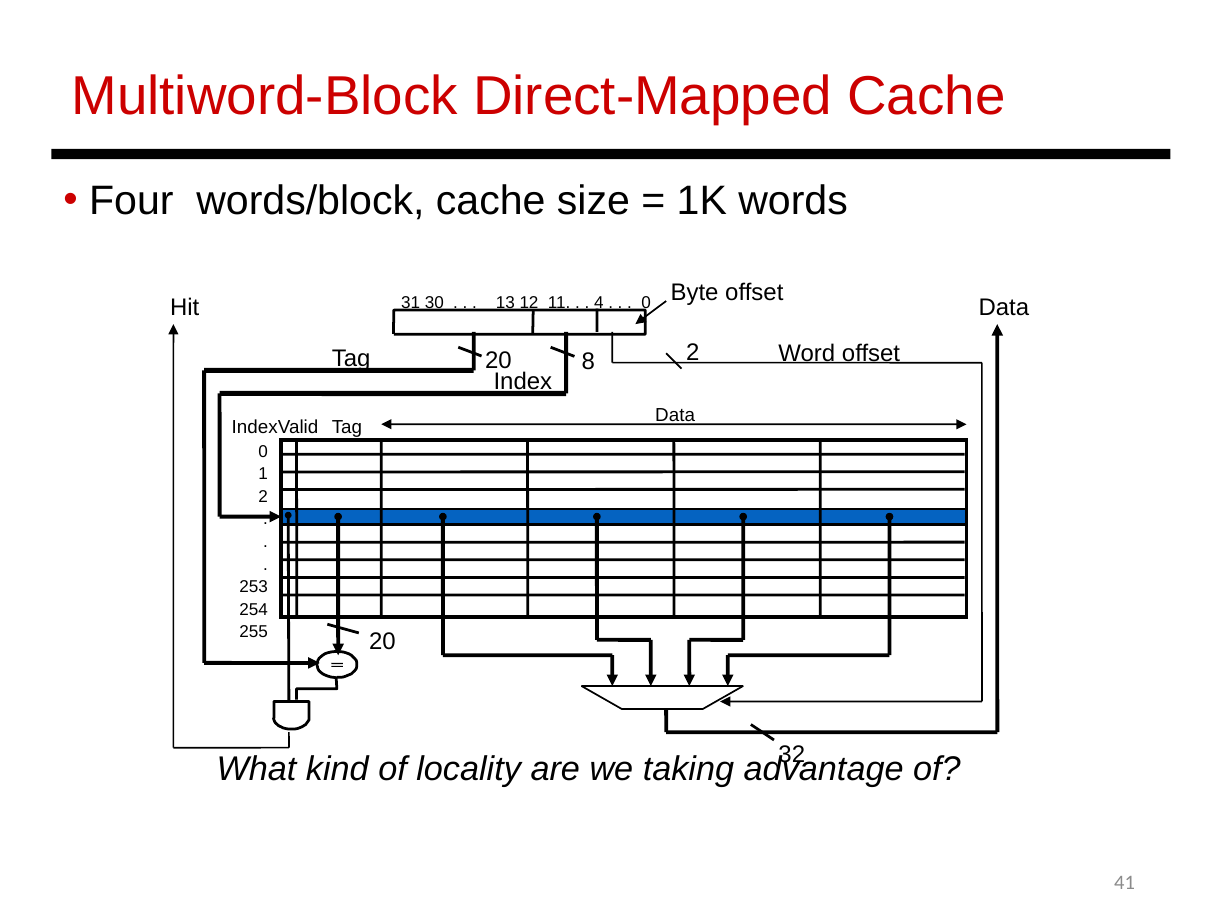
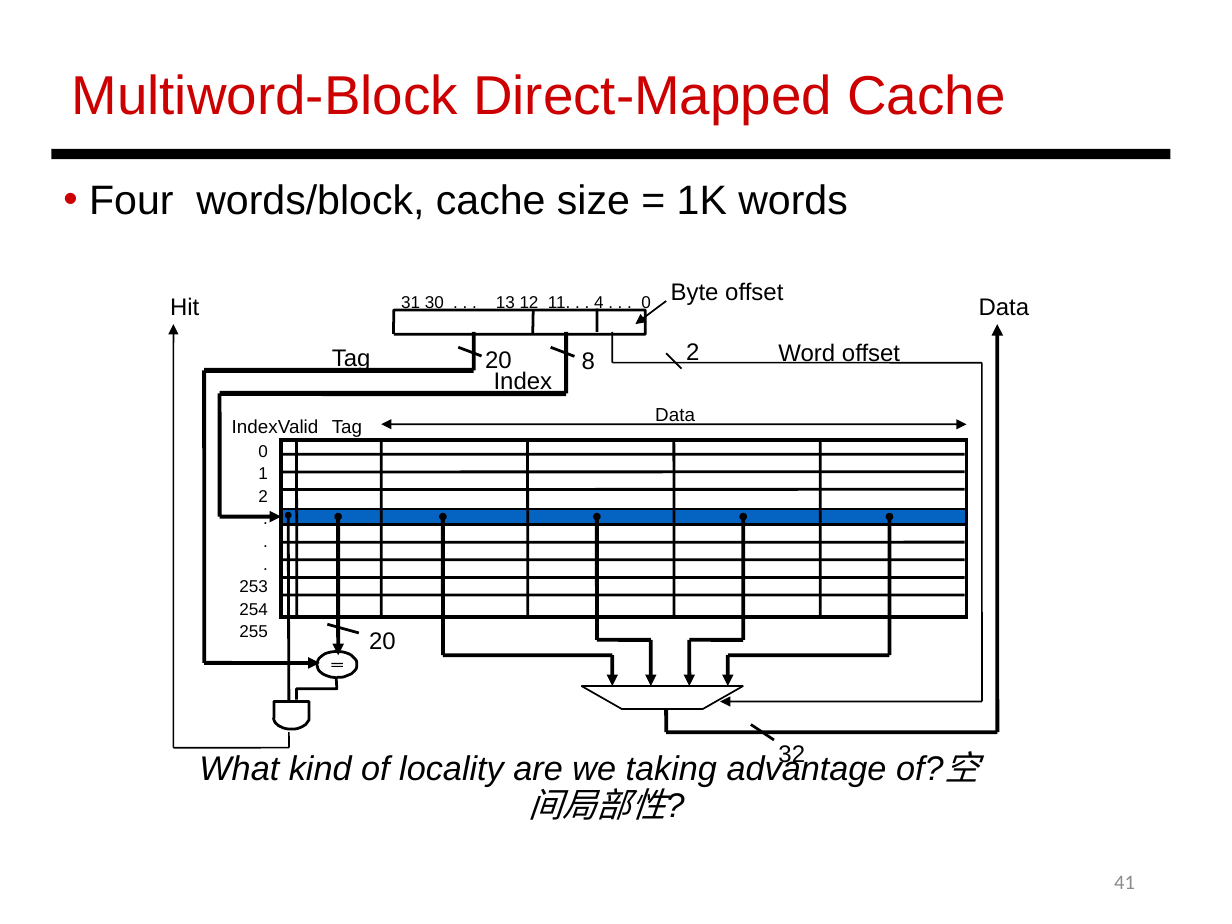
Before and after one commit to LjBLincoln/Computer-Organization, a slide deck: slide 41 of PPT/Review.pptx. Drawn at 1232x924 pixels with LibreOffice and Linux fonts; fonts in the diff are those of the drawing. Boxes give left, top, right and bottom in pixels: in the first picture for what was removed or moved away, otherwise in the second. Text is boxed around its words. In the diff, an @@ line names an element or a change of style, - is before the commit and + after.

```diff
--- a/PPT/Review.pptx
+++ b/PPT/Review.pptx
@@ text at bbox=[199, 751, 979, 820]: text changed @@
-What kind of locality are we taking advantage of?
+What kind of locality are we taking advantage of?空间局部性?
```
Also in this commit, not shown: 12 other slides changed, 10 other files.
